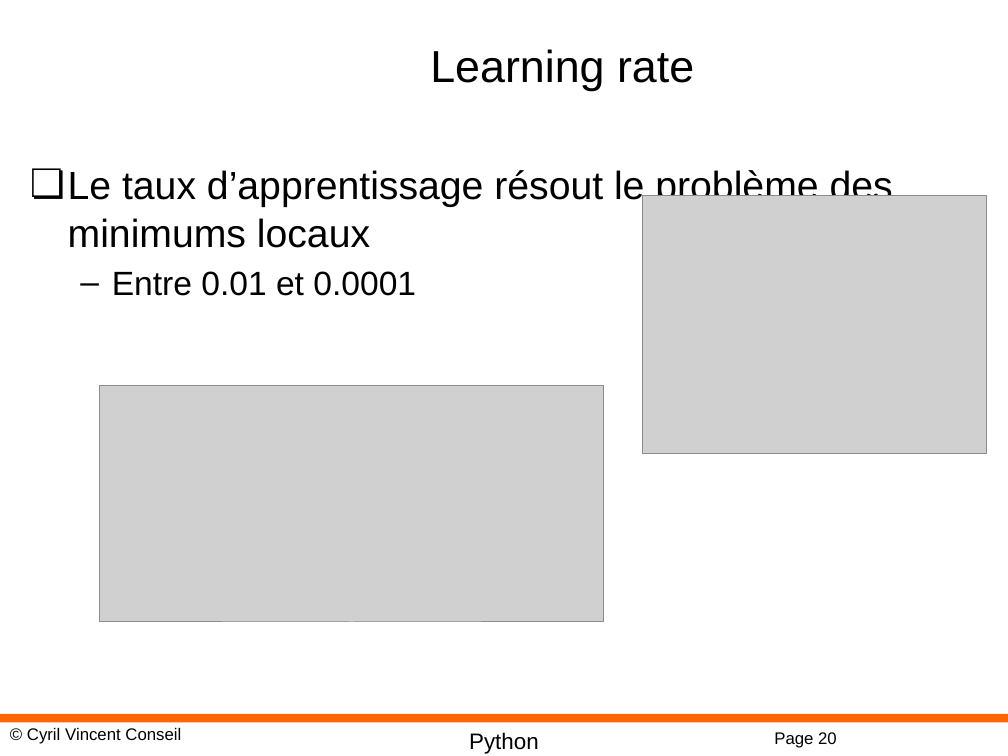
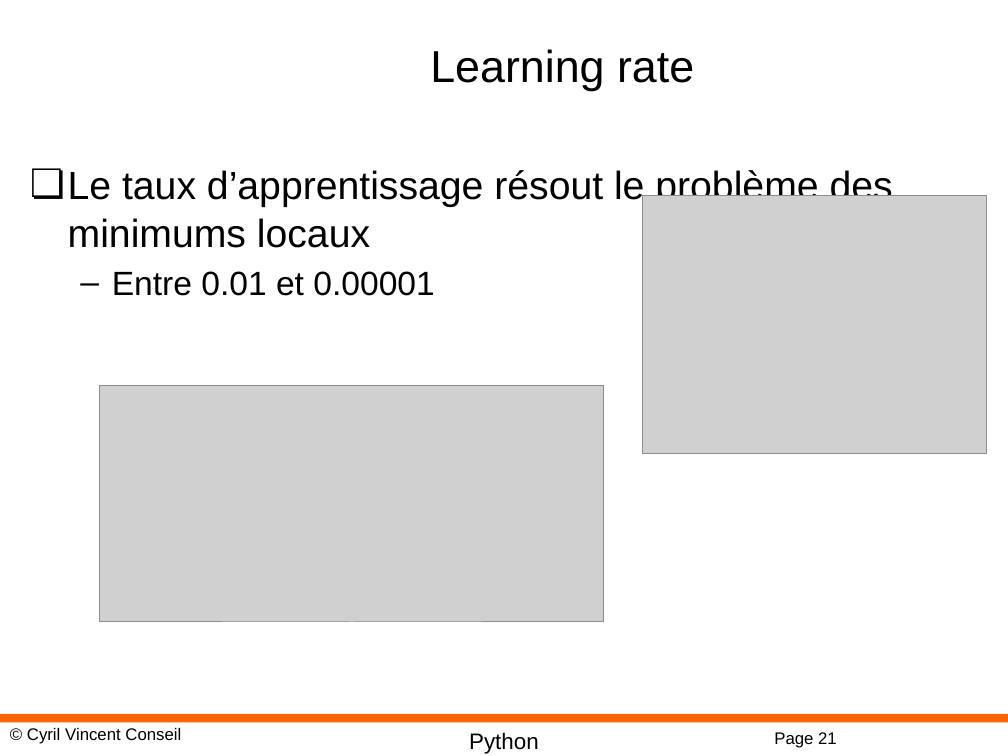
Before and after one commit to cyrilvincent/DL, a slide deck: slide 21 of PPT/DeepLearning08-MLP.pptx (slide 20 before the commit). Drawn at 1008x756 pixels with LibreOffice and Linux fonts; fonts in the diff are those of the drawing; grey boxes stand for pictures; background and template pictures are left out. Boxes give left, top, right and bottom in pixels: in the first picture for what was removed or moved away, otherwise in the second. Text is boxed around its words. In the diff, an @@ line names an element or a change of style, - is before the commit and + after.

```diff
--- a/PPT/DeepLearning08-MLP.pptx
+++ b/PPT/DeepLearning08-MLP.pptx
@@ text at (x1=112, y1=271, x2=434, y2=296): text changed @@
-  – Entre 0.01 et 0.0001
+  – Entre 0.01 et 0.00001
@@ page number at (x1=774, y1=732, x2=837, y2=748): text changed @@
-Page 20
+Page 21
```
Also in this commit, not shown: 1 slide added, 17 other files.
